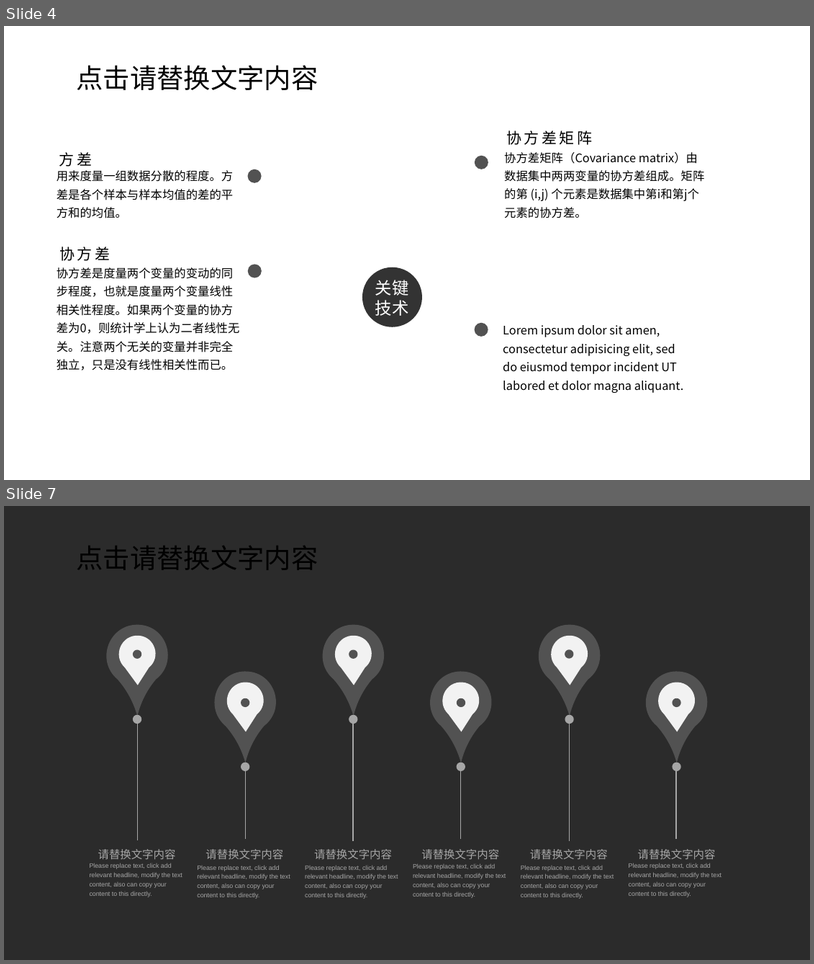
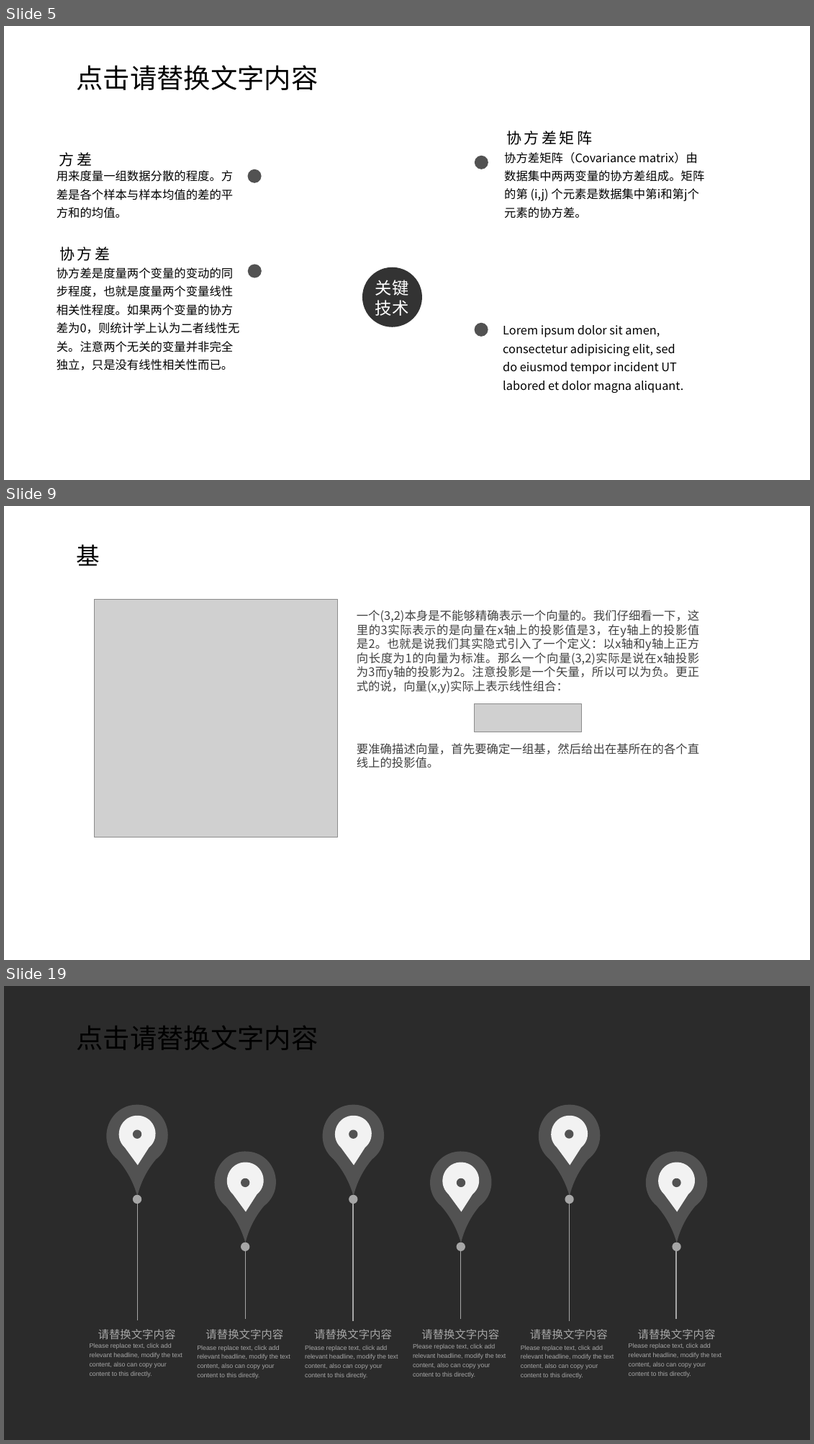
Before and after one commit to DarkDisasters/AnimationTransition, a slide deck: PCATEST/What is PCA.pptx. Shown one above the other, each under a label of ours: slides 4 and 7 before the commit, slides 5, 9 and 19 after it; the slides between them are not shown. The pictures are 814x964 and 814x1444 pixels, drawn with LibreOffice and Linux fonts; fonts in the diff are those of the drawing; grey boxes stand for pictures; background and template pictures are left out; a plain dark background stands for a picture behind light text. Boxes give left, top, right and bottom in pixels: in the first picture for what was removed or moved away, otherwise in the second. Text is boxed around its words. In the diff, an @@ line names an element or a change of style, - is before the commit and + after.

```diff
--- a/PCATEST/What is PCA.pptx
+++ b/PCATEST/What is PCA.pptx
@@ slide 9 added at <box>4,506,810,960</box>, background picture (left out) @@
@@ text added at <box>77,544,100,566</box>, 28 pt, text #000000 @@
+基
@@ picture added at <box>94,599,338,837</box> @@
@@ text added at <box>357,610,700,693</box>, 14 pt, text #404040 @@
+一个(3,2)本身是不能够精确表示一个向量的。我们仔细看一下，这里的3实际表示的是向量在x轴上的投影值是3，在y轴上的投影值是2。也就是说我们其实隐式引入了一个定义：以x轴和y轴上正方向长度为1的向量为标准。那么一个向量(3,2)实际是说在x轴投影为3而y轴的投影为2。注意投影是一个矢量，所以可以为负。更正式的说，向量(x,y)实际上表示线性组合：
@@ picture added at <box>475,704,582,731</box> @@
@@ text added at <box>357,743,700,768</box>, 14 pt, text #404040 @@
+要准确描述向量，首先要确定一组基，然后给出在基所在的各个直线上的投影值。
@@ what was slide 4 is now slide 5 @@
@@ what was slide 7 is now slide 19 @@
```
Also in this commit, not shown: 3 slides changed, 11 other slides added, 17 other files.
